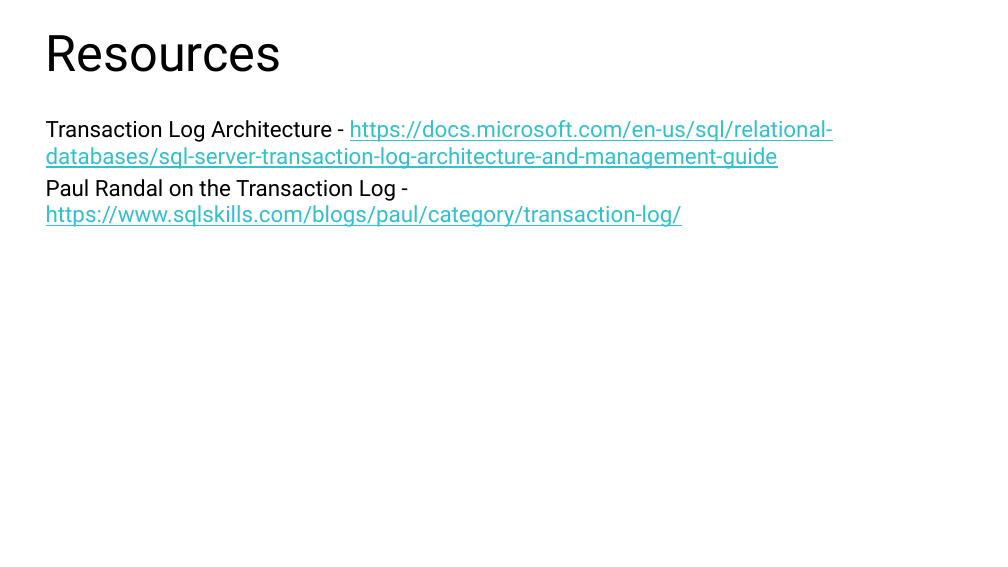
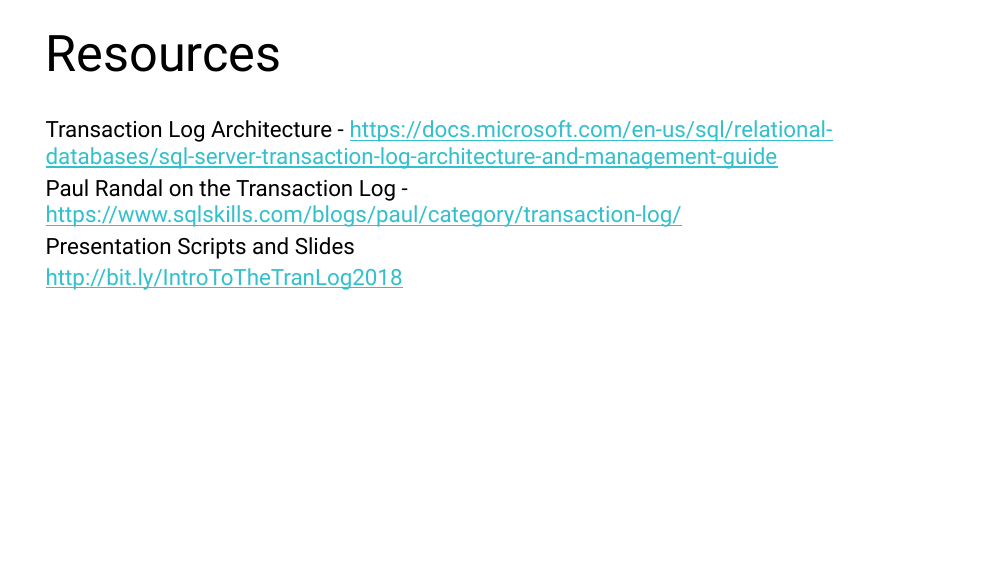
Before and after one commit to skreebydba/IntroToTheTranLog, a slide deck: slide 42 of TranLogDemoSummit/IntroToTheTranLogFinalDraft.pptx (slide 41 before the commit). Drawn at 1008x567 pixels with LibreOffice and Linux fonts; fonts in the diff are those of the drawing; background and template pictures are left out. Boxes give left, top, right and bottom in pixels: in the first picture for what was removed or moved away, otherwise in the second. Text is boxed around its words. In the diff, an @@ line names an element or a change of style, - is before the commit and + after.

```diff
--- a/TranLogDemoSummit/IntroToTheTranLogFinalDraft.pptx
+++ b/TranLogDemoSummit/IntroToTheTranLogFinalDraft.pptx
@@ text at [46,237,403,290]: paragraphs added @@
+Presentation Scripts and Slides
+http://bit.ly/IntroToTheTranLog2018
```
Also in this commit, not shown: 1 slide added.
